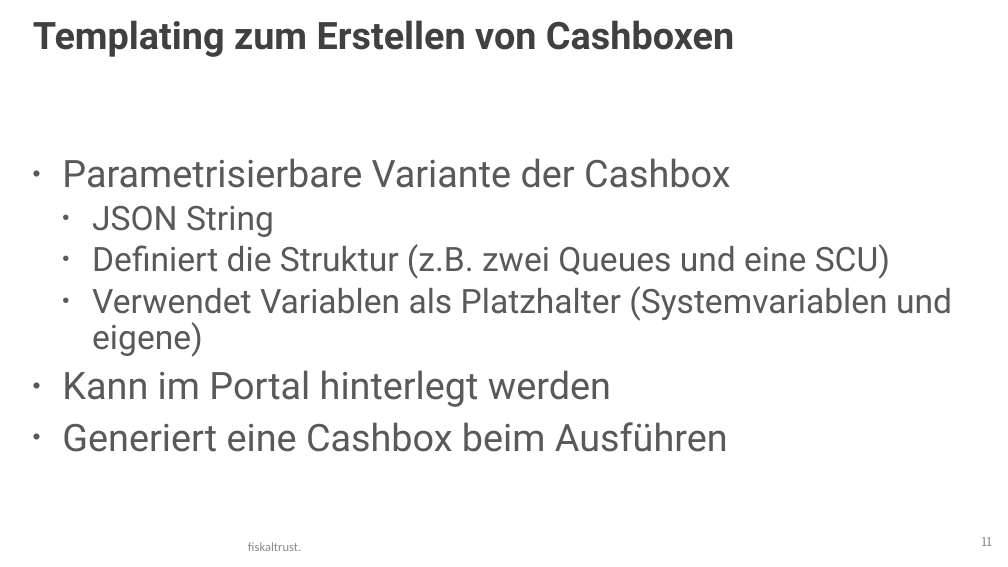
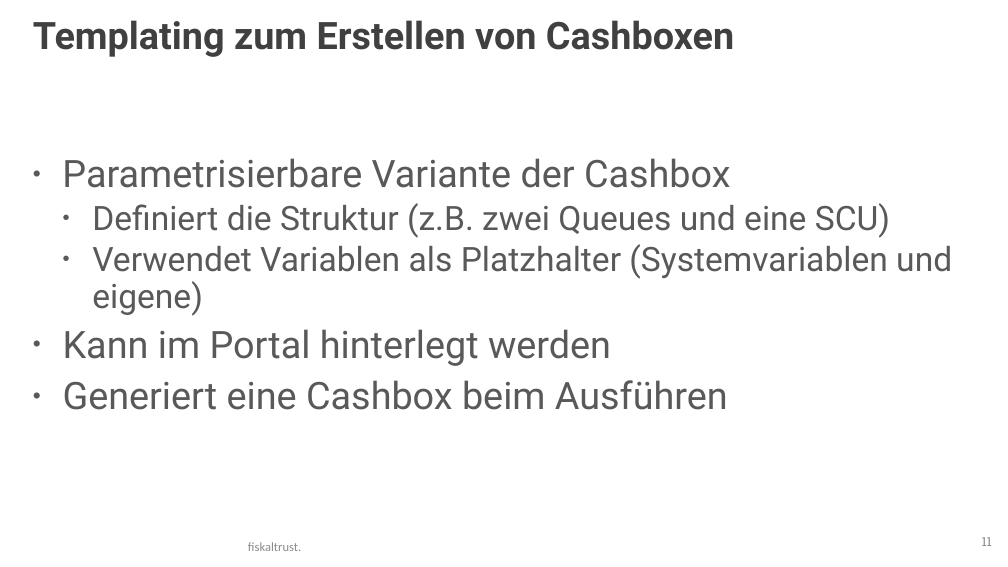
Before and after one commit to fiskaltrust/productdescription-de-doc, a slide deck: slide 11 of for-posdealers/presentation/tech/media/posdealer-tech-rollout.pptx. Drawn at 1008x567 pixels with LibreOffice and Linux fonts; fonts in the diff are those of the drawing; background and template pictures are left out. Boxes give left, top, right and bottom in pixels: in the first picture for what was removed or moved away, otherwise in the second. Text is boxed around its words. In the diff, an @@ line names an element or a change of style, - is before the commit and + after.

```diff
--- a/for-posdealers/presentation/tech/media/posdealer-tech-rollout.pptx
+++ b/for-posdealers/presentation/tech/media/posdealer-tech-rollout.pptx
@@ text at [92, 206, 274, 237]: paragraph removed @@
-  • JSON String
```
Also in this commit, not shown: 2 other slides changed, 8 other files.
